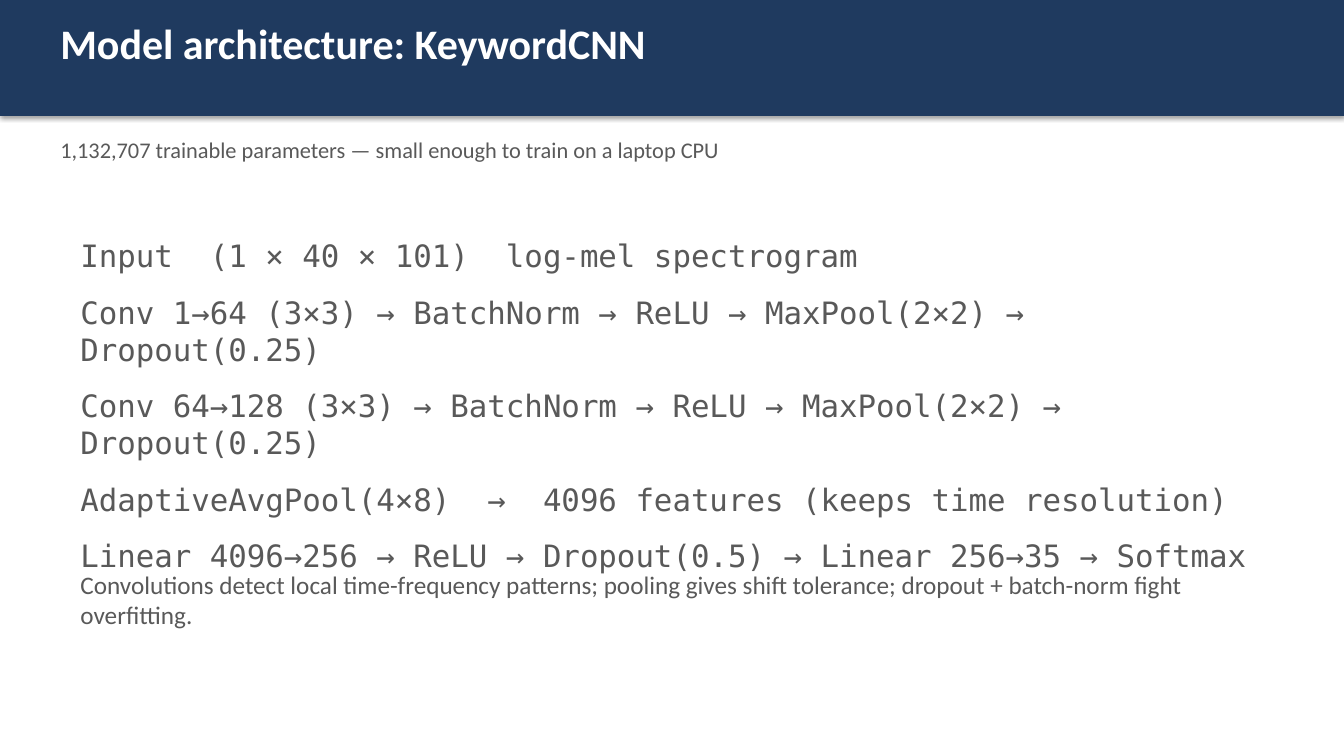
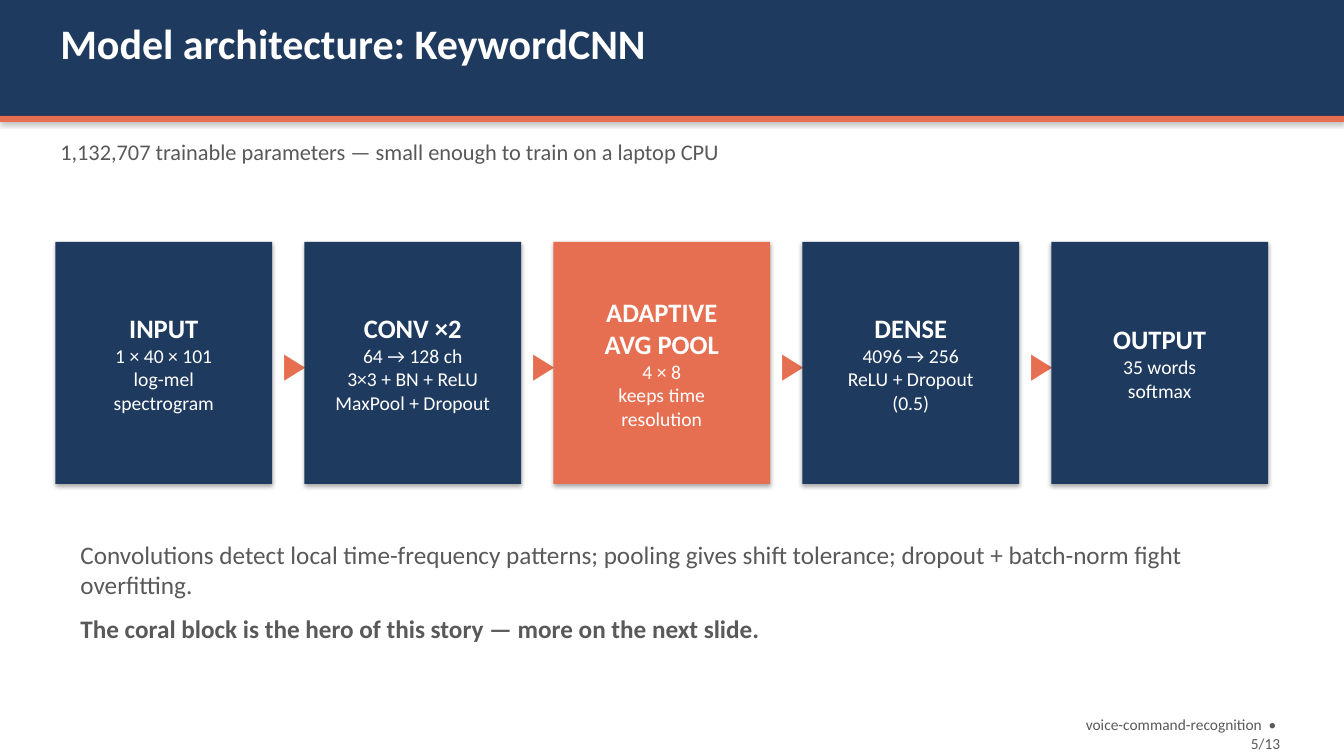
Before and after one commit to idityaGE/voice-command-recognition, a slide deck: slide 5 of presentation/voice_command_recognition.pptx. Drawn at 1344x756 pixels with LibreOffice and Linux fonts; fonts in the diff are those of the drawing. Boxes give left, top, right and bottom in pixels: in the first picture for what was removed or moved away, otherwise in the second. Text is boxed around its words. In the diff, an @@ line names an element or a change of style, - is before the commit and + after.

```diff
--- a/presentation/voice_command_recognition.pptx
+++ b/presentation/voice_command_recognition.pptx
@@ rectangle added at (x1=0, y1=116, x2=1344, y2=122), fill #E76F51 @@
@@ rectangle added at (x1=55, y1=242, x2=272, y2=484), fill #1F3A5F, 14 pt, text #FFFFFF @@
+INPUT
+1 × 40 × 101
+log-mel
+spectrogram
@@ text removed at (x1=80, y1=243, x2=1247, y2=574) @@
-Input (1 × 40 × 101) log-mel spectrogram
-Conv 1→64 (3×3) → BatchNorm → ReLU → MaxPool(2×2) → Dropout(0.25)
-Conv 64→128 (3×3) → BatchNorm → ReLU → MaxPool(2×2) → Dropout(0.25)
-AdaptiveAvgPool(4×8) → 4096 features (keeps time resolution)
-Linear 4096→256 → ReLU → Dropout(0.5) → Linear 256→35 → Softmax
@@ rectangle added at (x1=304, y1=242, x2=521, y2=484), fill #1F3A5F, 14 pt, text #FFFFFF @@
+CONV ×2
+64 → 128 ch
+3×3 + BN + ReLU
+MaxPool + Dropout
@@ rectangle added at (x1=554, y1=242, x2=770, y2=484), fill #E76F51, 14 pt, text #FFFFFF @@
+ADAPTIVE
+AVG POOL
+4 × 8
+keeps time
+resolution
@@ rectangle added at (x1=803, y1=242, x2=1019, y2=484), fill #1F3A5F, 14 pt, text #FFFFFF @@
+DENSE
+4096 → 256
+ReLU + Dropout
+(0.5)
@@ rectangle added at (x1=1052, y1=242, x2=1268, y2=484), fill #1F3A5F, 14 pt, text #FFFFFF @@
+OUTPUT
+35 words
+softmax
@@ text added at (x1=272, y1=338, x2=304, y2=388), 26 pt, text #E76F51 @@
+▶
@@ text added at (x1=521, y1=338, x2=554, y2=388), 26 pt, text #E76F51 @@
+▶
@@ text added at (x1=770, y1=338, x2=803, y2=388), 26 pt, text #E76F51 @@
+▶
@@ text added at (x1=1019, y1=338, x2=1052, y2=388), 26 pt, text #E76F51 @@
+▶
@@ text "Convolutions detect local time-frequency patterns; ..." moved from (x1=80, y1=576, x2=1181, y2=629) to (x1=80, y1=546, x2=1181, y2=642) @@
@@ text at (x1=80, y1=620, x2=759, y2=642): paragraph added @@
+The coral block is the hero of this story — more on the next slide.
@@ text added at (x1=1086, y1=719, x2=1280, y2=750), 11 pt, text #595959 @@
+voice-command-recognition • 5/13
```
Also in this commit, not shown: 12 other slides changed, 6 other files.
